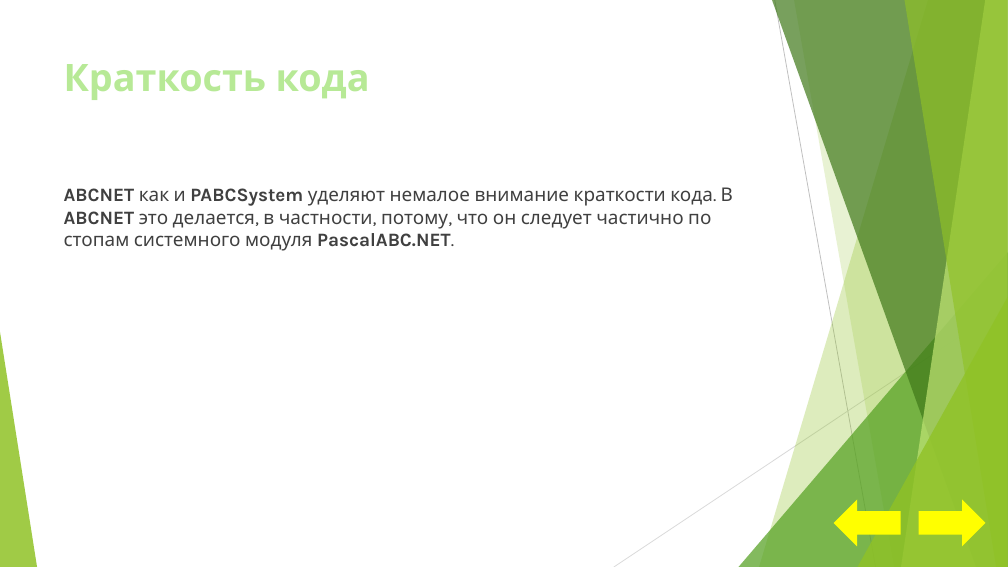
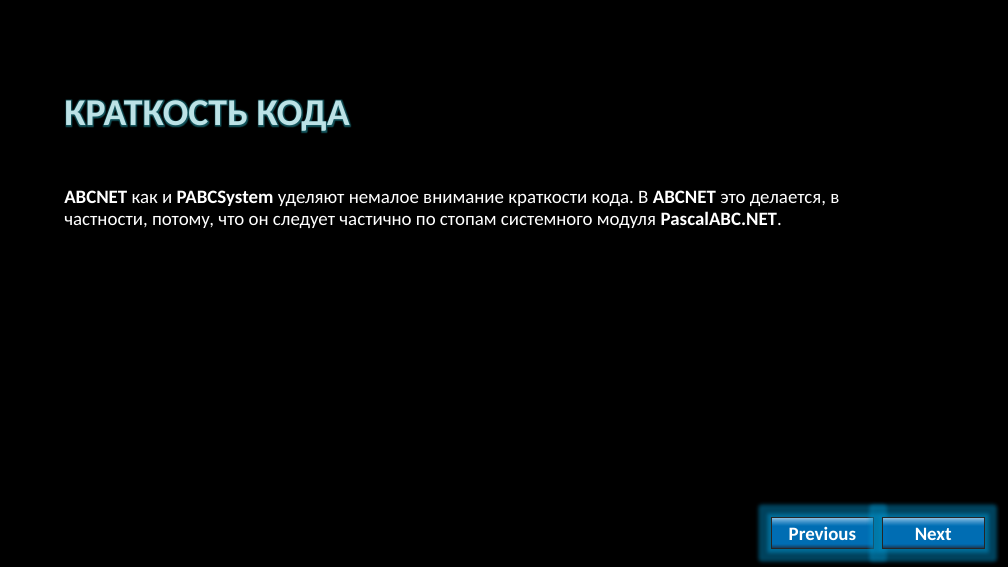
Before and after one commit to AlvinSeville7cf-NET-projects/ABCNET, a slide deck: slide 7 of NETMouse - .NET release/Presentations/ABCNET как альтернатива PABCSystem.pptx (slide 5 before the commit). Drawn at 1008x567 pixels with LibreOffice and Linux fonts; fonts in the diff are those of the drawing; background and template pictures are left out. Boxes give left, top, right and bottom in pixels: in the first picture for what was removed or moved away, otherwise in the second. Text is boxed around its words. In the diff, an @@ line names an element or a change of style, - is before the commit and + after.

```diff
--- a/NETMouse - .NET release/Presentations/ABCNET как альтернатива PABCSystem.pptx
+++ b/NETMouse - .NET release/Presentations/ABCNET как альтернатива PABCSystem.pptx
@@ background #FFFFFF to picture (left out) @@
@@ title "КРАТКОСТЬ КОДА" at (x1=64, y1=99, x2=350, y2=133): vertical alignment top to middle @@
@@ title at (x1=64, y1=99, x2=350, y2=133): text changed; font Karla to Calibri; text colour #B7E996 to #BCE2E6 @@
-Краткость кода
+КРАТКОСТЬ КОДА
@@ text "ABCNET как и PABCSystem уделяют ..." at (x1=64, y1=190, x2=839, y2=228): font Karla to Calibri, text colour #404040 to #FFFFFF; vertical alignment top to middle @@
@@ group removed at (x1=0, y1=0, x2=1008, y2=567): 5 freeform shapes, 3 triangles, 2 lines @@
@@ right arrow removed at (x1=834, y1=500, x2=901, y2=547) @@
@@ right arrow removed at (x1=919, y1=500, x2=986, y2=547) @@
@@ rectangle added at (x1=772, y1=518, x2=874, y2=548), fill gradient #A3CEED to #0070C0 to #292834, outline #262626 0.75 pt, 18 pt, text #FFFFFF, bold @@
+Previous
@@ rectangle added at (x1=882, y1=518, x2=985, y2=548), fill gradient #A3CEED to #0070C0 to #292834, outline #262626 0.75 pt, 18 pt, text #FFFFFF, bold @@
+Next
```
Also in this commit, not shown: 7 other slides changed, 3 slides added, 3 slides removed.
